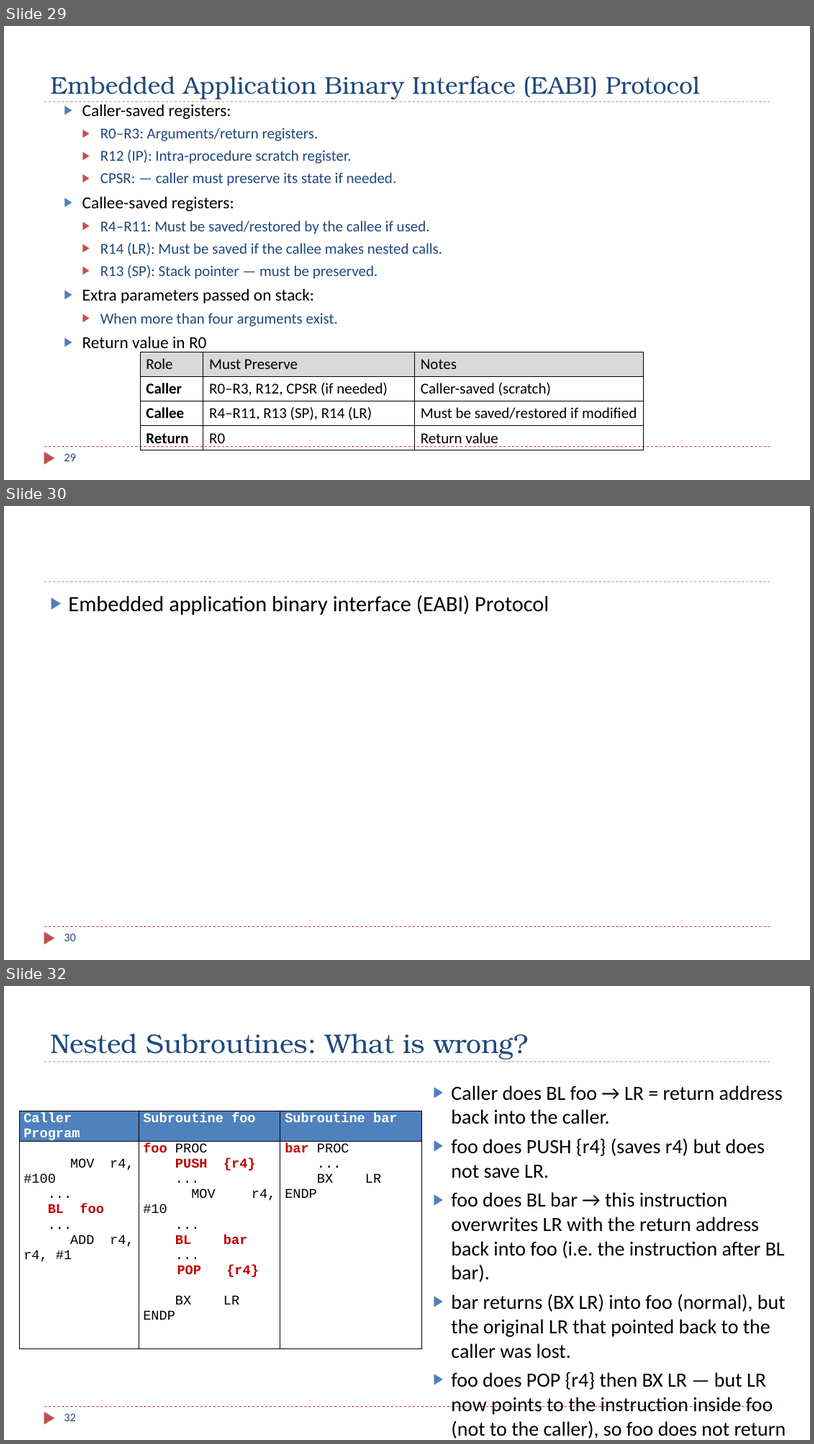
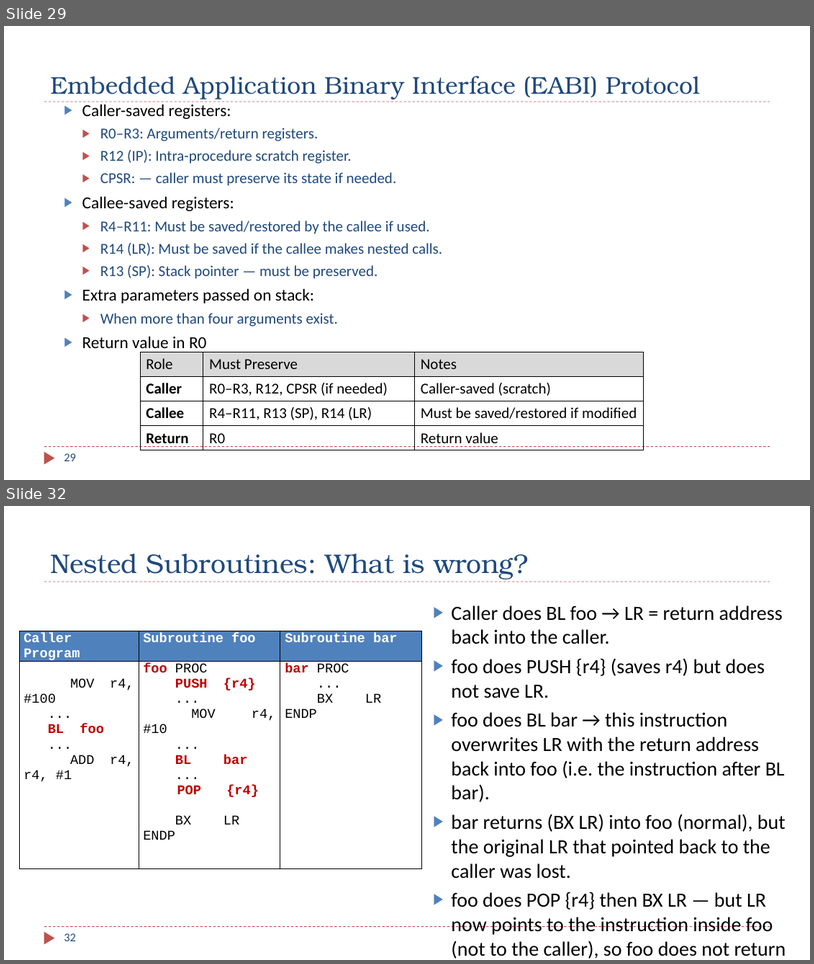
Before and after one commit to guhofstra/CSC111Fa25, a slide deck: PPTs/Ch8_ARM_Subroutines_2_Stack_Preserve_Environment.pptx. Shown one above the other, each under a label of ours: slides 29, 30 and 32 before the commit, slides 29 and 32 after it; the slides between them are not shown. The pictures are 814x1444 and 814x964 pixels, drawn with LibreOffice and Linux fonts; fonts in the diff are those of the drawing. Boxes give left, top, right and bottom in pixels: in the first picture for what was removed or moved away, otherwise in the second. Text is boxed around its words. In the diff, an @@ line names an element or a change of style, - is before the commit and + after.

```diff
--- a/PPTs/Ch8_ARM_Subroutines_2_Stack_Preserve_Environment.pptx
+++ b/PPTs/Ch8_ARM_Subroutines_2_Stack_Preserve_Environment.pptx
@@ slide 30 removed at bbox=[4, 506, 810, 960], background #FFFFFF; not listed: 3 template elements that a slide beside it also shows @@
@@ text removed at bbox=[68, 595, 549, 615] @@
-▶ Embedded application binary interface (EABI) Protocol
@@ page number removed at bbox=[64, 933, 76, 941] @@
-30
```
Also in this commit, not shown: 1 slide changed, 1 slide added, 2 other files.
